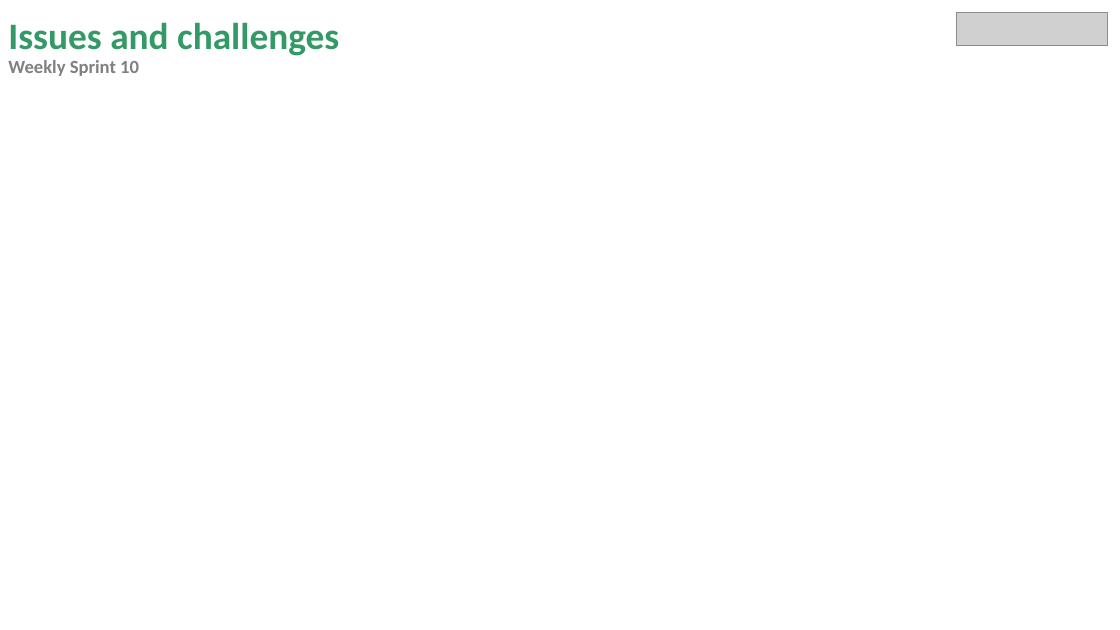
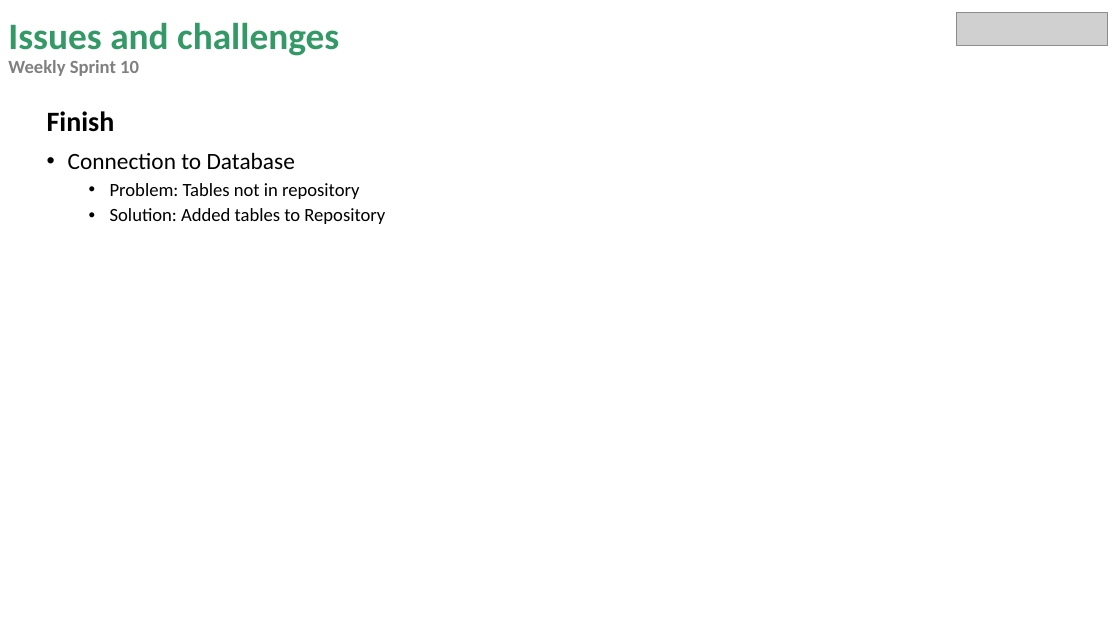
Before and after one commit to miguelrk/tum-mw-bachelorarbeit, a slide deck: slide 9 of 3 Entwicklungsphase/weekly_meeting_10.pptx (slide 10 before the commit). Drawn at 1120x630 pixels with LibreOffice and Linux fonts; fonts in the diff are those of the drawing; grey boxes stand for pictures. Boxes give left, top, right and bottom in pixels: in the first picture for what was removed or moved away, otherwise in the second. Text is boxed around its words. In the diff, an @@ line names an element or a change of style, - is before the commit and + after.

```diff
--- a/3 Entwicklungsphase/weekly_meeting_10.pptx
+++ b/3 Entwicklungsphase/weekly_meeting_10.pptx
@@ text added at [47,111,385,224], 16 pt, text #000000 @@
+Finish
+• Connection to Database
+  • Problem: Tables not in repository
+  • Solution: Added tables to Repository
```
Also in this commit, not shown: 6 other slides changed, 1 slide added, 1 slide removed, 1 other file.
